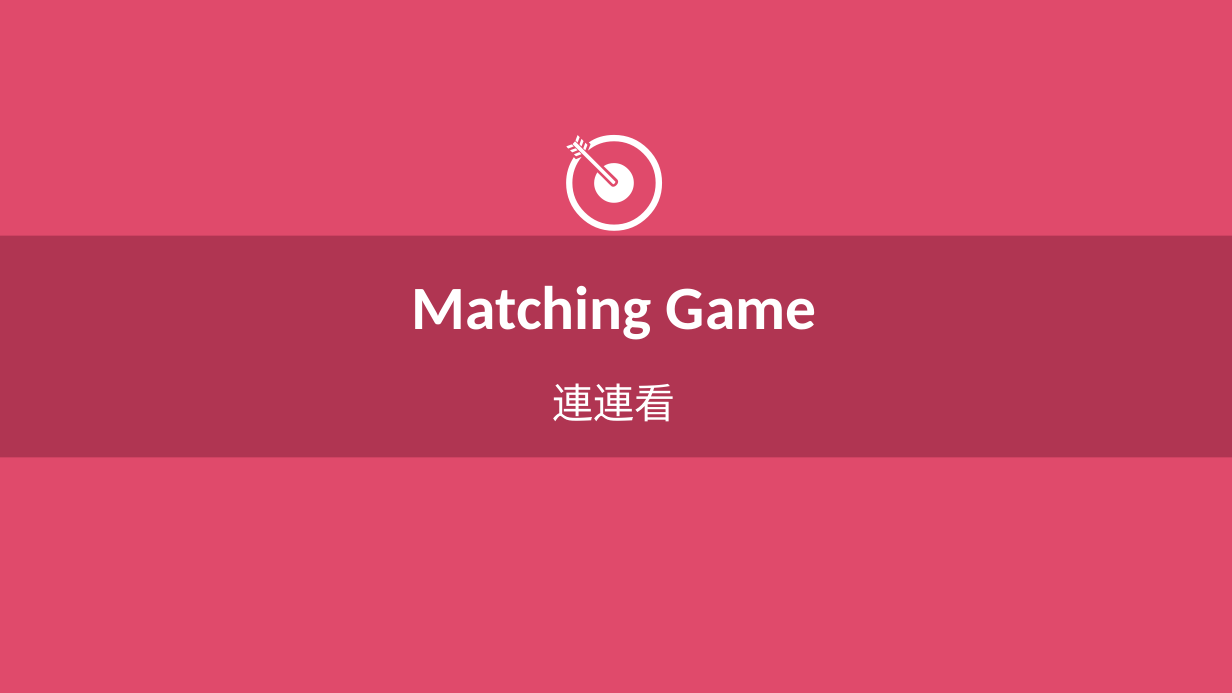
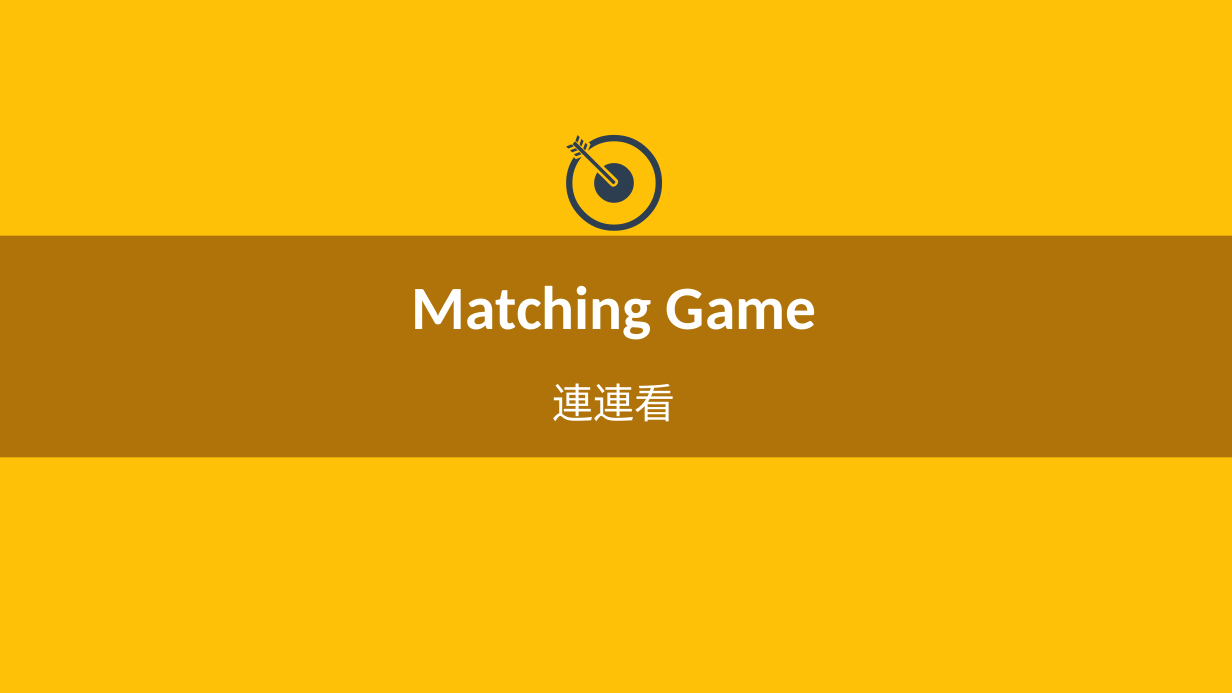
Before and after one commit to Yuchiaoniu/english, a slide deck: slide 6 of Unit9_How_Do_You_Feel.pptx. Drawn at 1232x693 pixels with LibreOffice and Linux fonts; fonts in the diff are those of the drawing. Boxes give left, top, right and bottom in pixels: in the first picture for what was removed or moved away, otherwise in the second. Text is boxed around its words. In the diff, an @@ line names an element or a change of style, - is before the commit and + after.

```diff
--- a/Unit9_How_Do_You_Feel.pptx
+++ b/Unit9_How_Do_You_Feel.pptx
@@ background #E04A6B to #FFC107 @@
@@ text "🎯" at bbox=[74, 106, 1155, 236]: text colour #FFFFFF to #2C3E50 @@
@@ rectangle at bbox=[0, 236, 1232, 457]: fill #B03552 to #B07309 @@
```
Also in this commit, not shown: 14 other slides changed, 3 other files.
